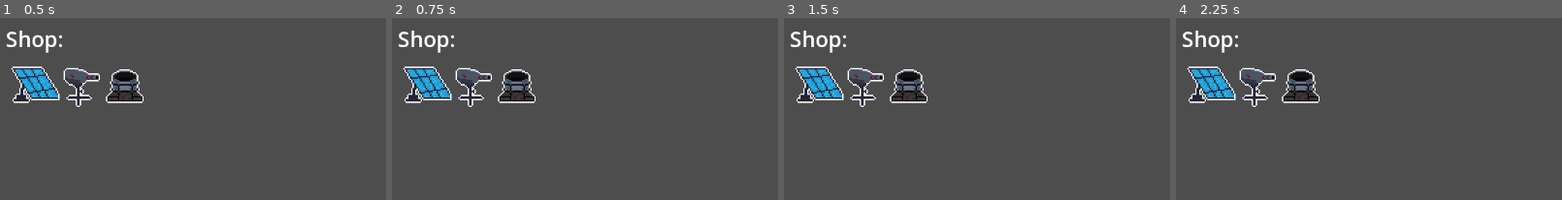
Above: before the commit, frames 1-4 (left to right).
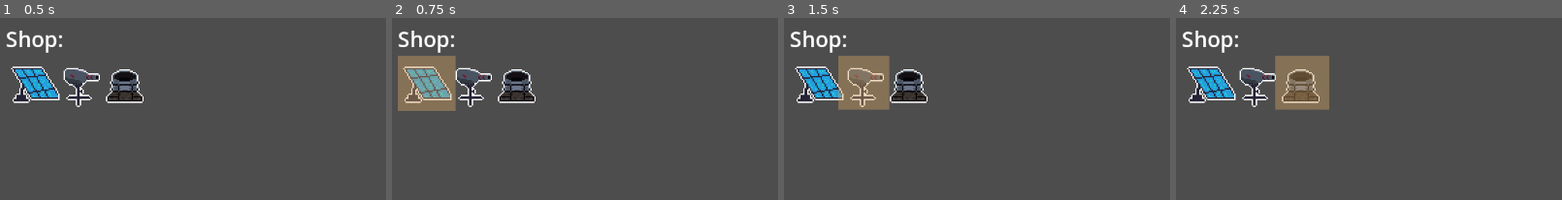
Above: after the commit, the same moments.

Repository: AuraDvin/MvR
Game: Godot game, scene res://levels/basic_level/basic_level.tscn
Same seed, same stepped clock (60 frames per second), same inputs: the game is played once before the commit and once after it. This scene is started directly instead of the project's main scene. The engine's default icon, where the game draws it, is replaced by a stand-in: a white triangle on a blue panel in a dark square.
Inputs (mouse positions are % of the whole screen's width and height, from its top left):
- Up to frame 1 (0.5 s): no input
- Up to frame 2 (0.75 s): click (4, 18) at 0.5 s
- Up to frame 3 (1.5 s): click (10, 18) at 1.25 s
- Up to frame 4 (2.25 s): click (16, 18) at 2 s
The pictures show only the part of the screen within x 0-50%, y 0-50%; the shares and areas given below are measured in that part.

Frame 1 is identical in both runs. In frame 2, 4.6% of the frame differs, in the area x 1-17%, y 20-52%; in frame 3, 4.0%; in frame 4, 4.2%.

Commit message:
added selector

Diff:
--- a/levels/basic_level/basic_level.gd
+++ b/levels/basic_level/basic_level.gd
@@ -51,7 +51,7 @@
 	#print(new_tower.position)
 	local_cooldown = cooldown
 	player.holding = player.hand.NONE
-
+	$"../Hud/Selector".visible = false
 
 func _on_enemy_spawn_timer_timeout():
 	var rng = RandomNumberGenerator.new()
--- a/levels/menus/hud/hud.gd
+++ b/levels/menus/hud/hud.gd
@@ -19,7 +19,10 @@
 
 func _on_button_pressed(node: tower_type):
 		_mode_selectd.emit(node)
-
+		$Selector.visible = true
+		var box_container = $"MarginContainer/VBoxContainer/HBoxContainer"
+		$Selector.position = box_container.get_child(node).global_position
+		$Selector.size = box_container.get_child(node).size * box_container.get_child(node).scale
 
 
 func _on_basic_level_energy_changed(newAmount):
--- a/levels/menus/hud/hud.tscn
+++ b/levels/menus/hud/hud.tscn
@@ -87,3 +87,11 @@
 layout_mode = 2
 size_flags_vertical = 0
 texture_normal = ExtResource("4_buv7h")
+
+[node name="Selector" type="ColorRect" parent="."]
+visible = false
+layout_mode = 0
+offset_right = 40.0
+offset_bottom = 40.0
+mouse_filter = 2
+color = Color(0.8627013, 0.66399425, 0.3947354, 0.39215687)
